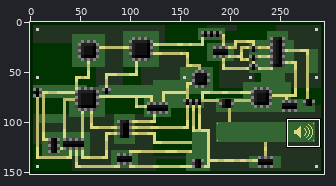
Sprite sheet -- src/vm/resources/images/plata.png. Above: a wide view before the commit, with the close-up outlined.
Close-up. The starting point:
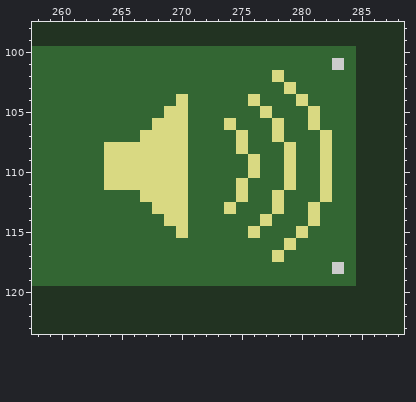
The file is 294x152 pixels. Shown: x 258..288, y 98..123. The commit also changed other parts of the picture, which this record leaves out.
And afterwards:
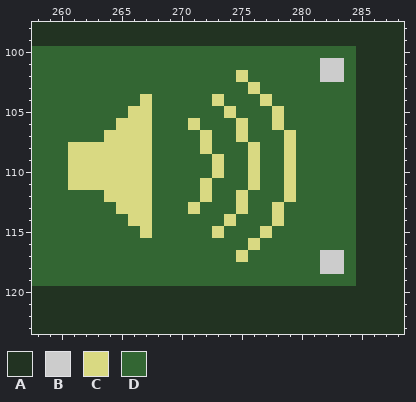
Palette (. is transparent): A #223322  B #cccccc  C #d9d982  D #336633
The exact change:
@@ x 258..288 @@
 100 DDDDDDDDDDDDDDDDDDDDDDDDDDDAAAA
-101 DDDDDDDDDDDDDDDDDDDDDDDDDBDAAAA
-102 DDDDDDDDDDDDDDDDDDDDCDDDDDDAAAA
-103 DDDDDDDDDDDDDDDDDDDDDCDDDDDAAAA
-104 DDDDDDDDDDDDCDDDDDCDDDCDDDDAAAA
-105 DDDDDDDDDDDCCDDDDDDCDDDCDDDAAAA
-106 DDDDDDDDDDCCCDDDCDDDCDDCDDDAAAA
-107 DDDDDDDDDCCCCDDDDCDDCDDDCDDAAAA
-108 DDDDDDCCCCCCCDDDDCDDDCDDCDDAAAA
-109 DDDDDDCCCCCCCDDDDDCDDCDDCDDAAAA
-110 DDDDDDCCCCCCCDDDDDCDDCDDCDDAAAA
-111 DDDDDDCCCCCCCDDDDCDDDCDDCDDAAAA
-112 DDDDDDDDDCCCCDDDDCDDCDDDCDDAAAA
-113 DDDDDDDDDDCCCDDDCDDDCDDCDDDAAAA
-114 DDDDDDDDDDDCCDDDDDDCDDDCDDDAAAA
-115 DDDDDDDDDDDDCDDDDDCDDDCDDDDAAAA
-116 DDDDDDDDDDDDDDDDDDDDDCDDDDDAAAA
-117 DDDDDDDDDDDDDDDDDDDDCDDDDDDAAAA
-118 DDDDDDDDDDDDDDDDDDDDDDDDDBDAAAA
+101 DDDDDDDDDDDDDDDDDDDDDDDDBBDAAAA
+102 DDDDDDDDDDDDDDDDDCDDDDDDBBDAAAA
+103 DDDDDDDDDDDDDDDDDDCDDDDDDDDAAAA
+104 DDDDDDDDDCDDDDDCDDDCDDDDDDDAAAA
+105 DDDDDDDDCCDDDDDDCDDDCDDDDDDAAAA
+106 DDDDDDDCCCDDDCDDDCDDCDDDDDDAAAA
+107 DDDDDDCCCCDDDDCDDCDDDCDDDDDAAAA
+108 DDDCCCCCCCDDDDCDDDCDDCDDDDDAAAA
+109 DDDCCCCCCCDDDDDCDDCDDCDDDDDAAAA
+110 DDDCCCCCCCDDDDDCDDCDDCDDDDDAAAA
+111 DDDCCCCCCCDDDDCDDDCDDCDDDDDAAAA
+112 DDDDDDCCCCDDDDCDDCDDDCDDDDDAAAA
+113 DDDDDDDCCCDDDCDDDCDDCDDDDDDAAAA
+114 DDDDDDDDCCDDDDDDCDDDCDDDDDDAAAA
+115 DDDDDDDDDCDDDDDCDDDCDDDDDDDAAAA
+116 DDDDDDDDDDDDDDDDDDCDDDDDDDDAAAA
+117 DDDDDDDDDDDDDDDDDCDDDDDDBBDAAAA
+118 DDDDDDDDDDDDDDDDDDDDDDDDBBDAAAA
 119 DDDDDDDDDDDDDDDDDDDDDDDDDDDAAAA
